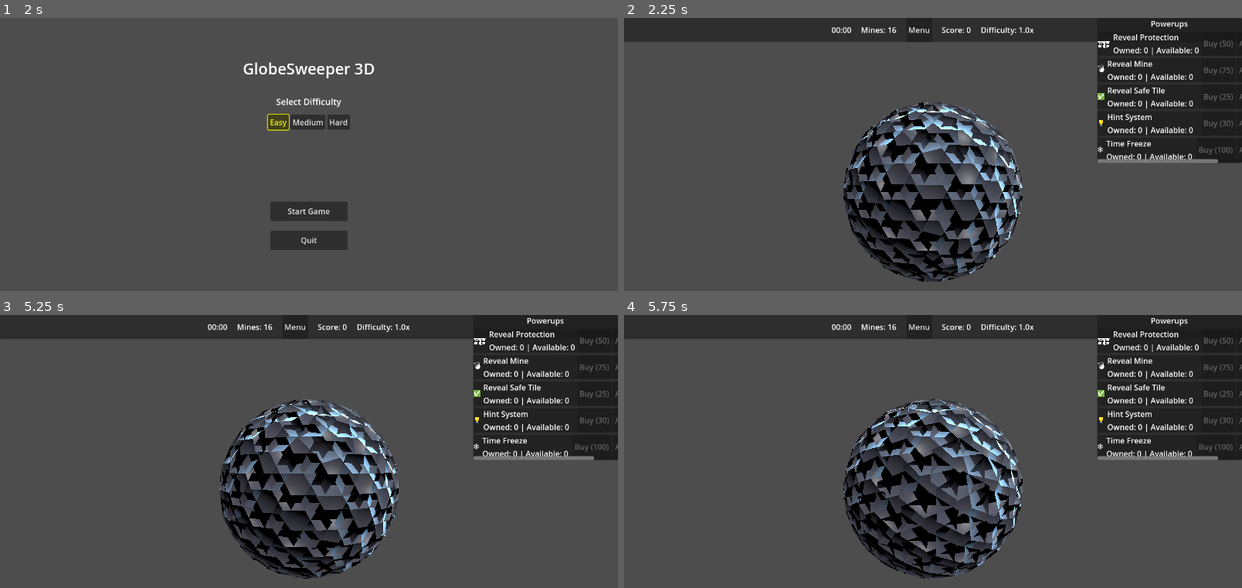
Above: before the commit, frames 1-4 (two rows, left to right).
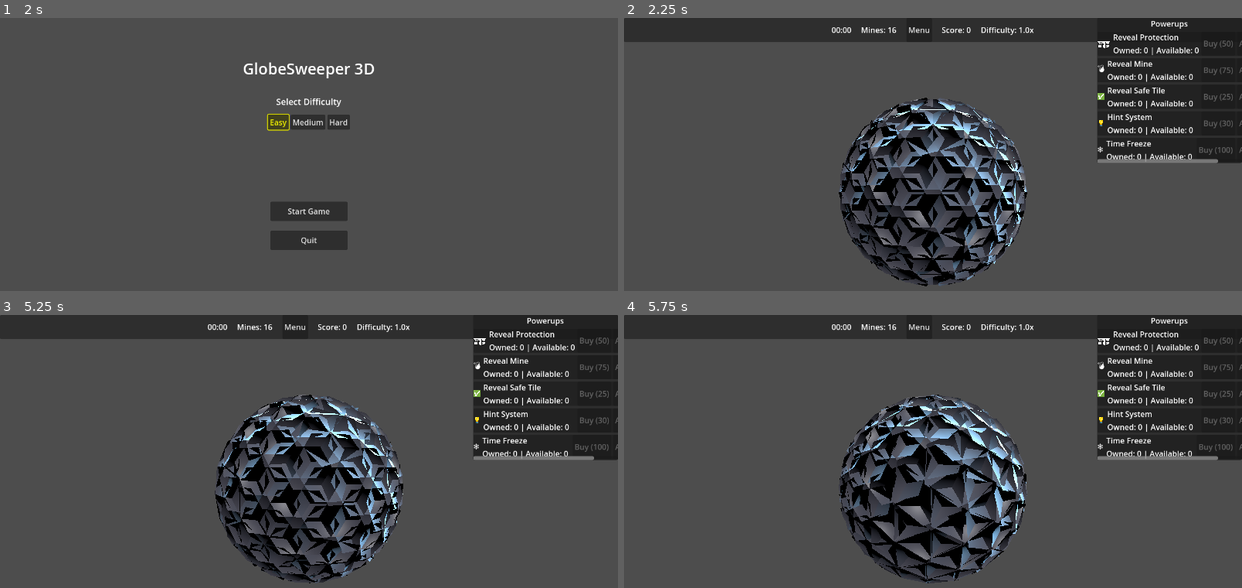
Above: after the commit, the same moments.

Repository: ROMUSKING/globesweeper3D
Game: Godot game, scene res://scenes/main.tscn
The game is run twice, just before and just after one commit, with the same random seed, the same clock (stepped at 60 frames per second) and the same inputs.
Inputs (mouse positions are in pixels of both pictures, inside the frame that each line leads up to):
- Up to frame 1 (2 s): click "Easy" at 0.5 s; click "Easy" at 1.25 s
- Up to frame 2 (2.25 s): click "Start Game" at 2 s
- Up to frame 3 (5.25 s): click "Menu" at 2.75 s; click "Start Game" at 3.5 s; tap Enter at 4.25 s; move the mouse to (444, 470) at 4.27 s; tap 1 at 4.35 s; click (444, 470) at 4.42 s; tap Space at 5 s; drag from (185, 506) to (278, 557) at 5.02 s
- Up to frame 4 (5.75 s): no input

Frame 1 is identical in both runs. In frame 2, 9.8% of the frame differs, in the area x 34-66%, y 29-99%; in frame 3, 9.9%; in frame 4, 10%.

Commit message:
fix: Adjust tile scaling based on difficulty levels for improved gameplay experience

Diff:
--- a/scripts/main.gd
+++ b/scripts/main.gd
@@ -784,16 +784,19 @@
 			globe_radius = 15.0
 			subdivision_level = 2
 			mine_percentage = 0.10
+			tile_scale = 2.2  # Larger tiles for fewer tiles
 
 		DifficultyLevel.MEDIUM:
 			globe_radius = 20.0
 			subdivision_level = 3
 			mine_percentage = 0.15
+			tile_scale = 1.8  # Standard tile scale
 
 		DifficultyLevel.HARD:
 			globe_radius = 25.0
 			subdivision_level = 4
 			mine_percentage = 0.20
+			tile_scale = 1.2  # Smaller tiles for more tiles
 
 	# Update camera zoom based on globe radius
 	target_zoom = globe_radius * 3
Not shown, changed: .github/copilot-instructions.md
